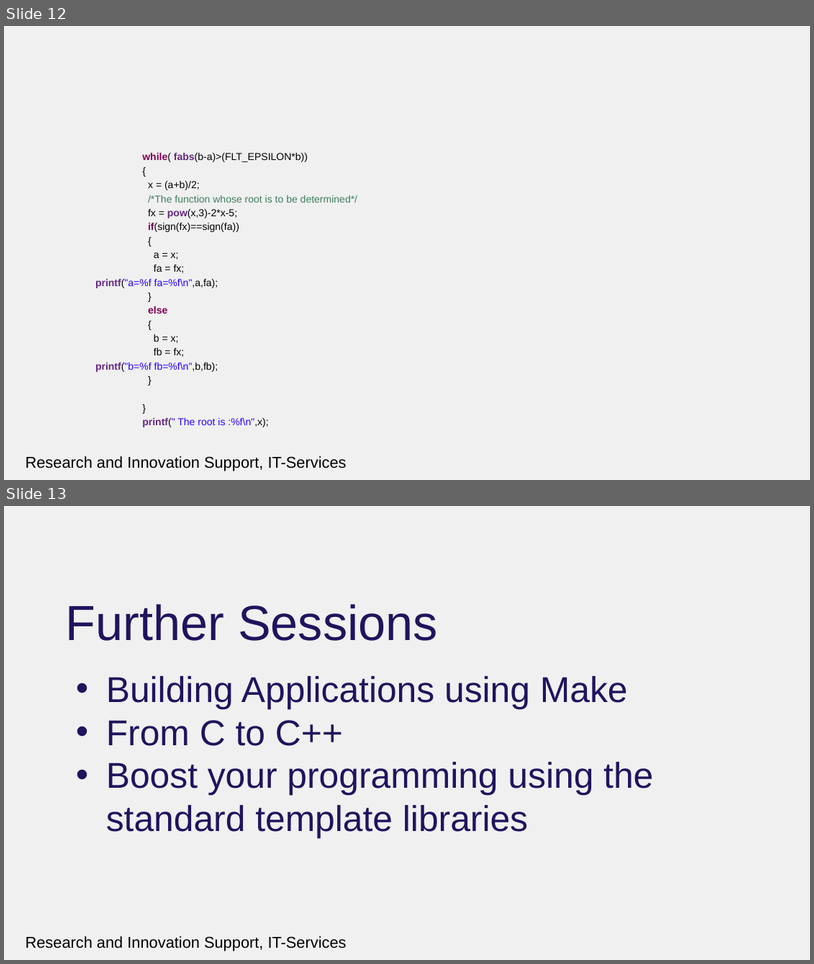
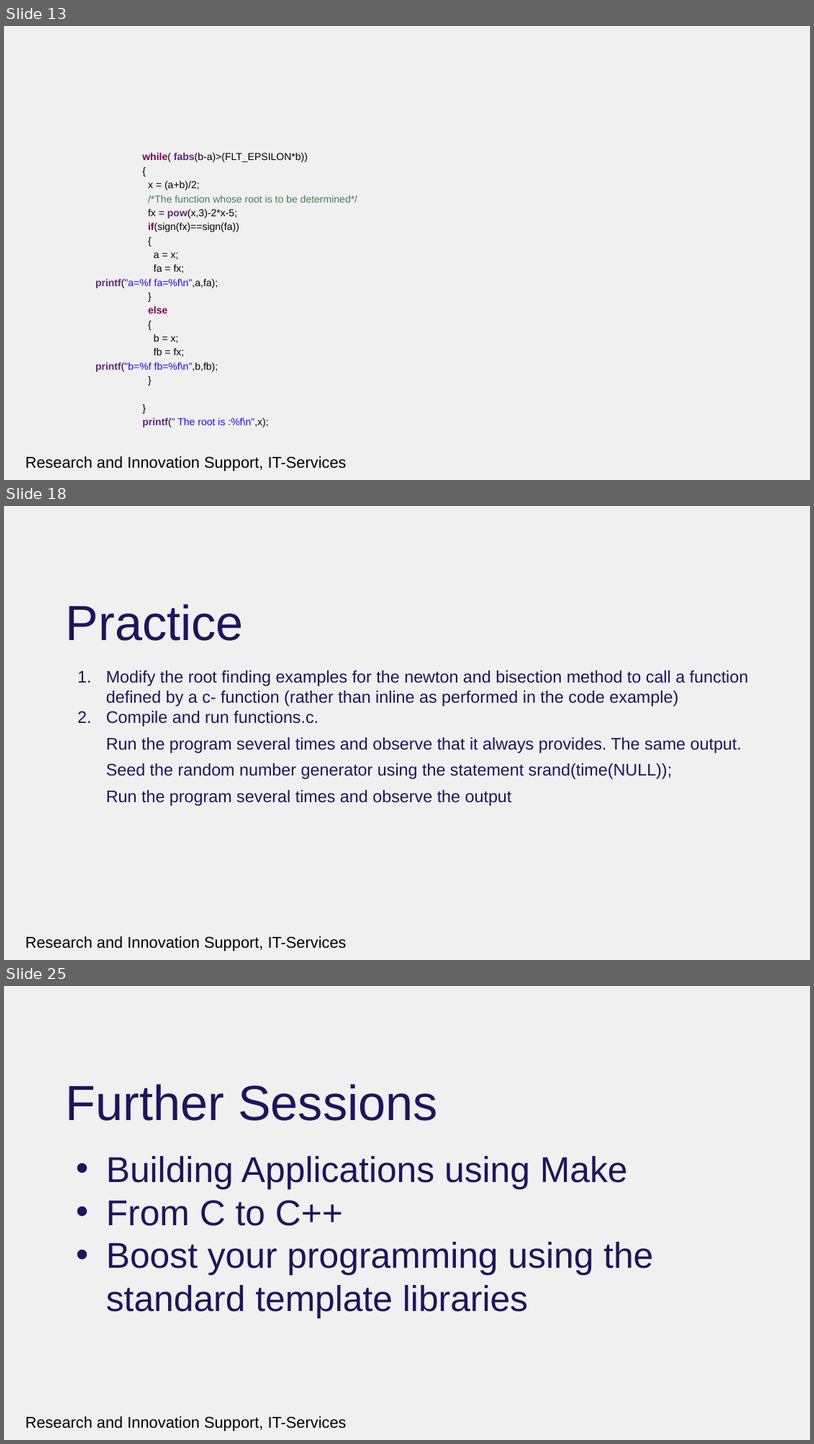
Before and after one commit to rcgsheffield/introc, a slide deck: archive/presentations/functionsandmemory.pptx. Shown one above the other, each under a label of ours: slides 12 and 13 before the commit, slides 13, 18 and 25 after it; the slides between them are not shown. The pictures are 814x964 and 814x1444 pixels, drawn with LibreOffice and Linux fonts; fonts in the diff are those of the drawing; background and template pictures are left out. Boxes give left, top, right and bottom in pixels: in the first picture for what was removed or moved away, otherwise in the second. Text is boxed around its words. In the diff, an @@ line names an element or a change of style, - is before the commit and + after.

```diff
--- a/archive/presentations/functionsandmemory.pptx
+++ b/archive/presentations/functionsandmemory.pptx
@@ slide 18 added at bbox=[4, 506, 810, 960], background #F0F0F0; not listed: 1 template element that a slide beside it also shows @@
@@ title added at bbox=[66, 604, 244, 641], 44 pt, text #1F145D @@
+Practice
@@ text added at bbox=[106, 670, 749, 806], 15 pt, text #1F145D @@
+1. Modify the root finding examples for the newton and bisection method to call a function defined by a c- function (rather than inline as performed in the code example)
+2. Compile and run functions.c.
+Run the program several times and observe that it always provides. The same output.
+Seed the random number generator using the statement srand(time(NULL));
+Run the program several times and observe the output
@@ what was slide 12 is now slide 13 @@
@@ what was slide 13 is now slide 25 @@
```
Also in this commit, not shown: 12 other slides added, 1 slide removed, 17 other files.
